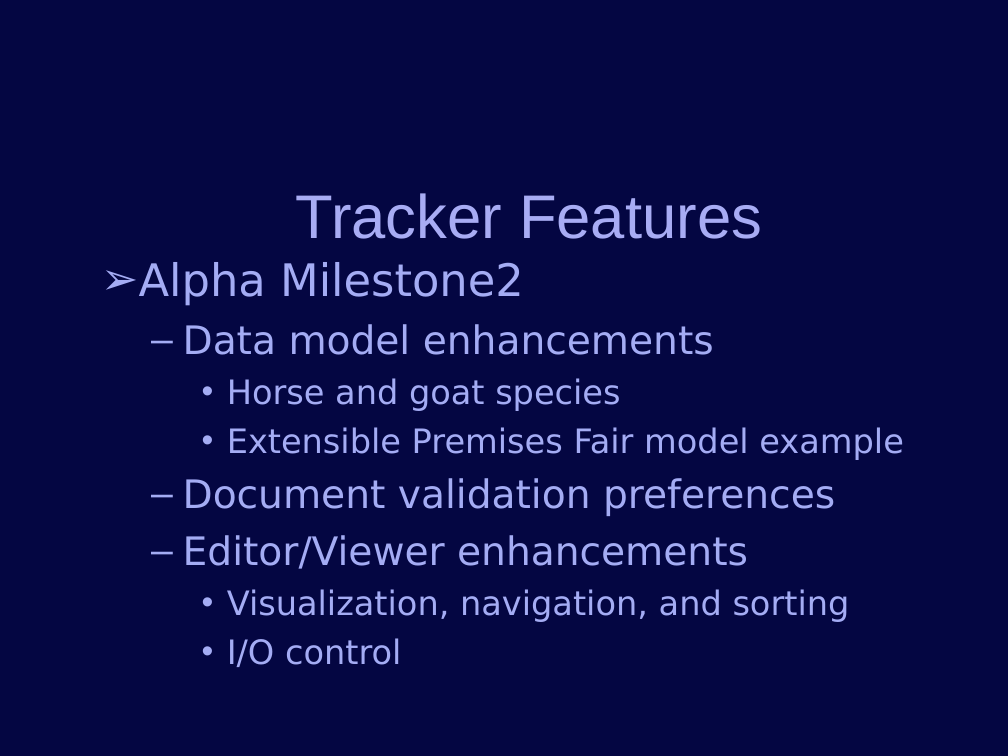
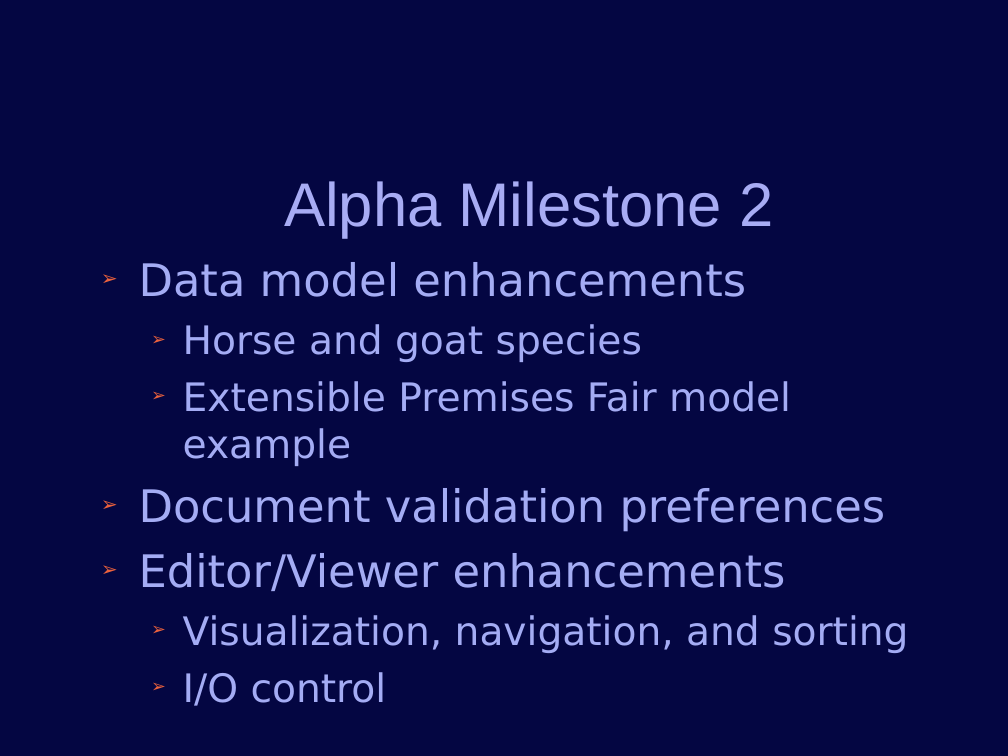
Before and after one commit to jconlon/Tracker, a slide deck: slide 12 of tracker/trunk/com.verticon.tracker.documentation/src/Tracker Introduction.odp (slide 10 before the commit). Drawn at 1008x756 pixels with LibreOffice and Linux fonts; fonts in the diff are those of the drawing; background and template pictures are left out. Boxes give left, top, right and bottom in pixels: in the first picture for what was removed or moved away, otherwise in the second. Text is boxed around its words. In the diff, an @@ line names an element or a change of style, - is before the commit and + after.

```diff
--- a/tracker/trunk/com.verticon.tracker.documentation/src/Tracker Introduction.odp
+++ b/tracker/trunk/com.verticon.tracker.documentation/src/Tracker Introduction.odp
@@ title added at <box>284,181,773,238</box>, 44 pt, text #A8ACF4 @@
+Alpha Milestone 2
@@ title removed at <box>296,193,762,239</box> @@
-Tracker Features
@@ text at <box>101,262,524,306</box>: paragraph removed @@
-➢ Alpha Milestone2
@@ text "Data model enhancements" at <box>139,262,908,706</box>: size 28 to 32 pt in "Data model enhancements", "Document validation preferences", "Editor/Viewer enhancements"; size 24 to 28 pt in "Horse and goat species", "Extensible Premises Fair model example", "Visualization, navigation, and sorting", "I/O control"; bullet – to ➢; list level 2 to 1 in "Data model enhancements"; bullet colour #A4ACF4 to #EB613D; bullet • to ➢; list level 3 to 2 in "Horse and goat species"; list level 3 to 2 in "Extensible Premises Fair model example"; list level 2 to 1 in "Document validation preferences"; list level 2 to 1 in "Editor/Viewer enhancements"; list level 3 to 2 in "Visualization, navigation, and sorting"; list level 3 to 2 in "I/O control" @@
```
Also in this commit, not shown: 11 other slides changed, 2 slides added.
